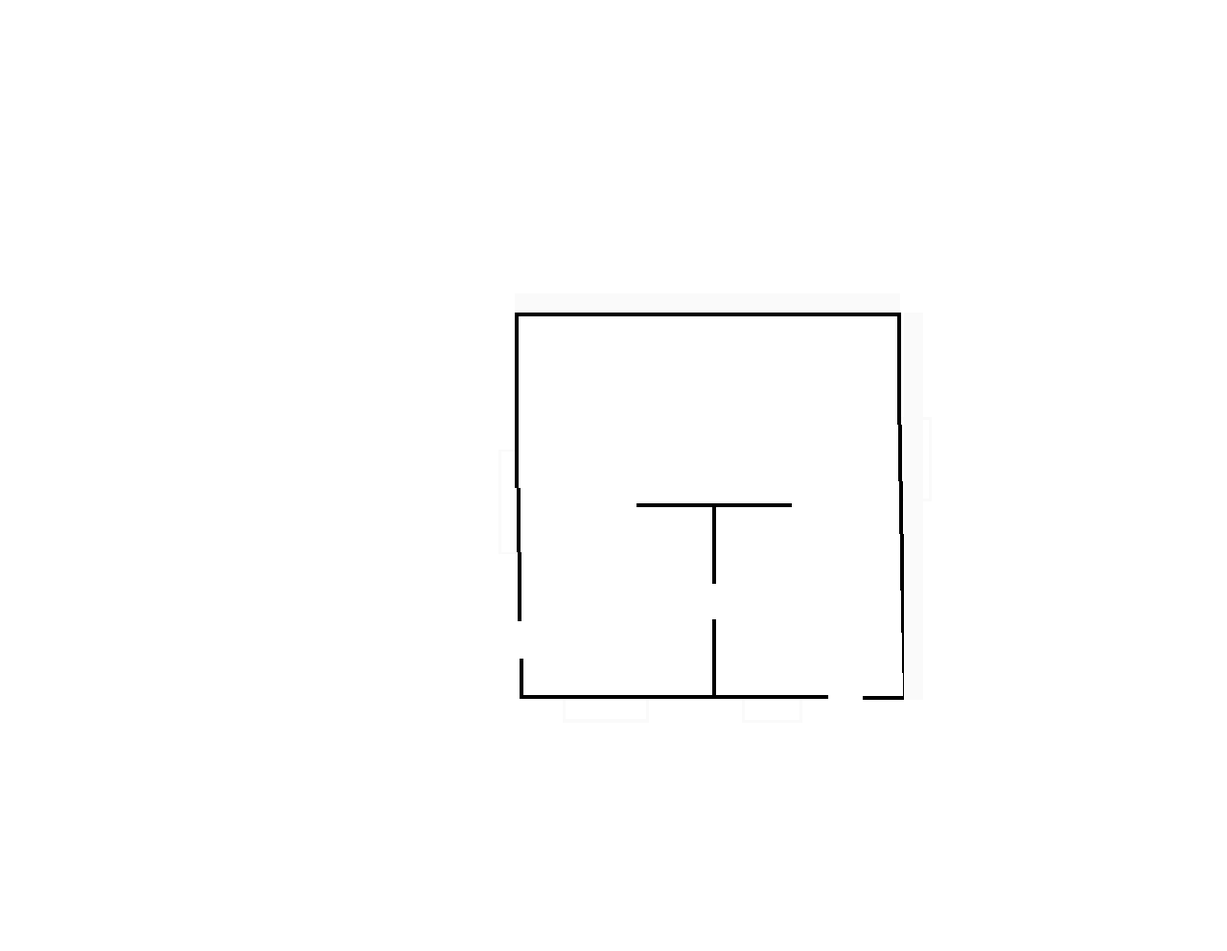
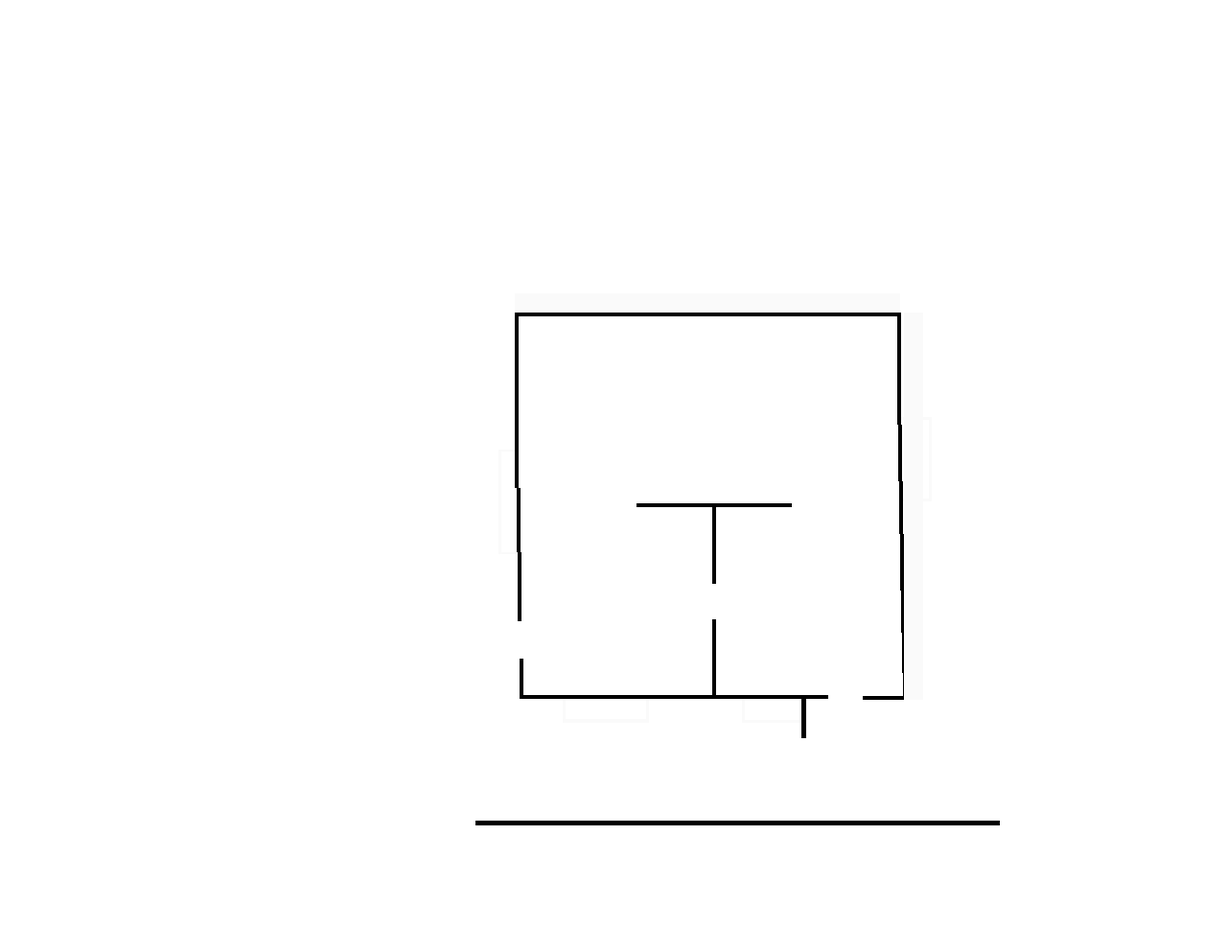
Before/after of a 1227 × 951 layered artwork. What changed in the layer stack:
painted on "small walls outside" over [475, 699, 1001, 826]
